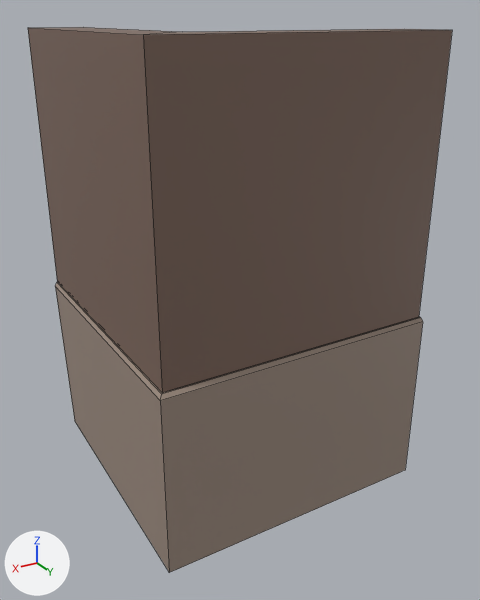
What one commit did to the FBX model Assets/Models/pared_esq_sup_der.fbx.
The view is the same before and after, from a camera (50 mm lens) standing at (1.57, 2.65, 2.05) and looking at (0.11, 0.22, 0.84). Lighting does not change. The marker at lower left points along +X, +Y and +Z. Mesh edges are drawn as thin lines. Where no turn or scale is listed for an object, it has been applied to the vertices. Vertices at the same position are counted once.

The first picture shows 'pared_esq__base', 'pared_esq__zocalo4'.
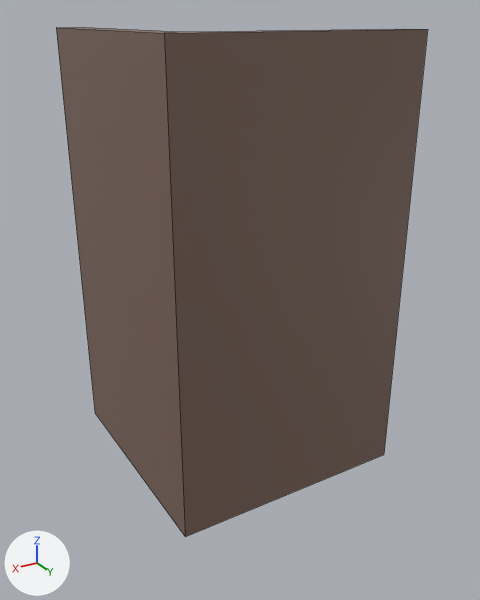
Changed parts and their boxes [x1, y1, x2, y2] in the pictures (480 x 600 px):
```json
{"object": "pared_esq__base", "change": "reshaped", "before": [28, 27, 452, 393], "after": [56, 27, 428, 537], "on screen": "12% narrower, 39% taller"}
{"object": "pared_esq__zocalo4", "change": "deleted", "before": [55, 282, 423, 573], "on screen": "brown"}
```

The change, as JSON lines over the scene's bpy script:
```json
{"block": "me_mesh", "where": "me_mesh.from_pydata(...)  # 12 vertices, 6 faces; spans x -0.5..0.75, y -0.5..0.75, z 0.817..2.0"}
{"block": "me_mesh", "where": "# used by ob_pared_esq__base; location = (0.0, 0.0, 0.0)"}
{"block": "me_mesh", "where": "# verts and faces of me_mesh; kept vertices keep their numbers, new ones are numbered from 12"}
{"block": "me_mesh", "where": "# before: 4 (0.75, -0.5, 2.0) at pixel (27, 27), 5 (0.75, 0.75, 2.0) at pixel (143, 34), 8 (-0.5, 0.75, 2.0) at pixel (452, 29), 9 (0.75, -0.5, 0.817) at pixel (57, 281), 10 (0.75, 0.75, 0.817) at pixel (162, 392)"}
{"block": "me_mesh", "where": "# before: 11 (-0.5, 0.75, 0.817) at pixel (418, 317)"}
{"block": "me_mesh", "change": "me_mesh part 1"}
{"op": "add", "block": "me_mesh", "code": "delete_vertices([9, 10, 11])  # with the faces that use them"}
{"op": "add", "block": "me_mesh", "code": "verts[4] = (0.625, -0.5, 2.0)  # moved, pixel (56, 27)"}
{"op": "add", "block": "me_mesh", "code": "verts[5] = (0.625, 0.625, 2.0)  # moved, pixel (164, 33)"}
{"op": "add", "block": "me_mesh", "code": "verts[8] = (-0.5, 0.625, 2.0)  # moved, pixel (427, 29)"}
{"op": "add", "block": "me_mesh", "code": "for new, old in zip([12, 13, 14], [4, 5, 8]): verts[new] = verts[old] + (0.0, 0.0, -2.0)"}
{"op": "add", "block": "me_mesh", "code": "faces += [(4, 12, 13, 5), (5, 13, 14, 8)]"}
{"op": "remove", "block": "ob_pared_esq__zocalo4", "code": ["ob_pared_esq__zocalo4 = bpy.data.objects.new('pared_esq__zocalo4', me_mesh_002)", "ob_pared_esq__zocalo4.location = (0.0, 0.0, 0.0)"]}
```
